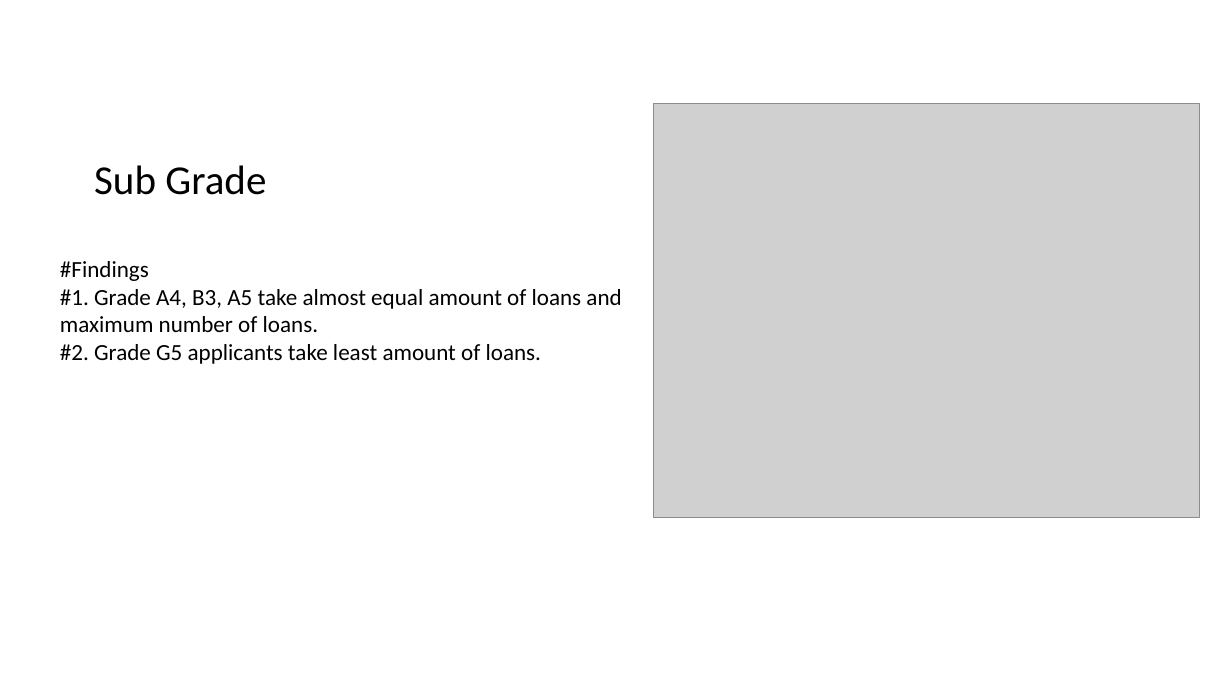
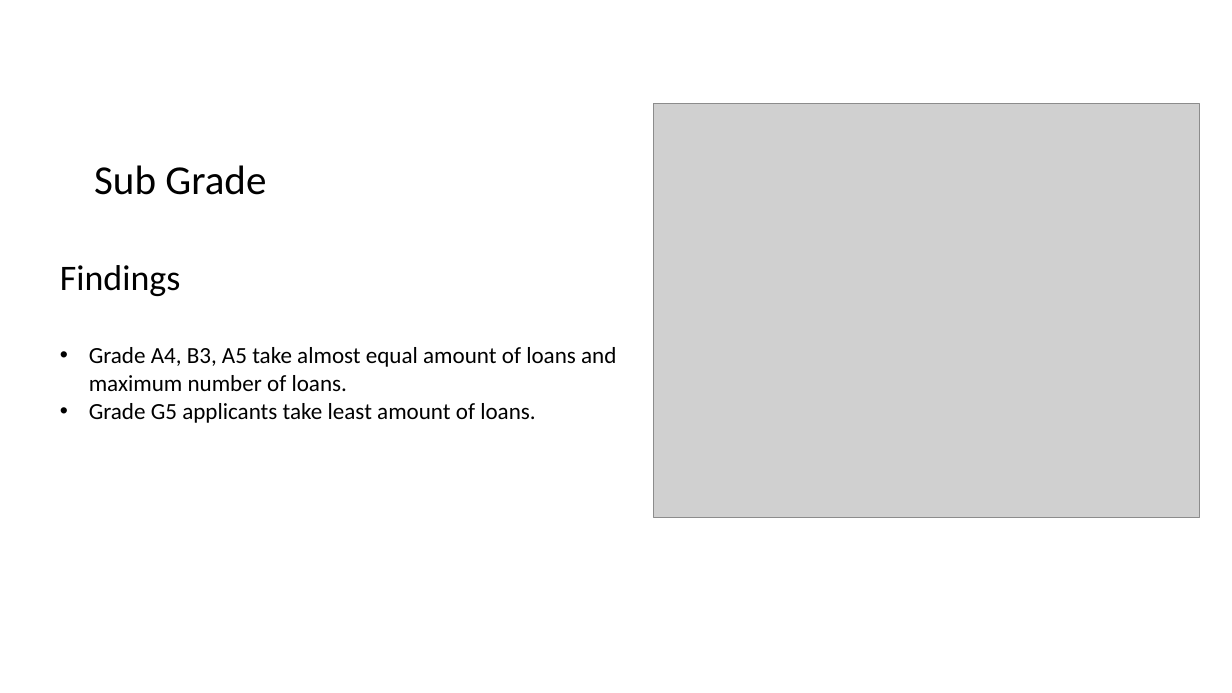
Before and after one commit to Jithendrian/MLProjects, a slide deck: slide 15 of Assignment_CaseStudy/LendingClubCaseStudy/Lending_Club_Case_Study.pptx. Drawn at 1232x693 pixels with LibreOffice and Linux fonts; fonts in the diff are those of the drawing; grey boxes stand for pictures. Boxes give left, top, right and bottom in pixels: in the first picture for what was removed or moved away, otherwise in the second. Text is boxed around its words. In the diff, an @@ line names an element or a change of style, - is before the commit and + after.

```diff
--- a/Assignment_CaseStudy/LendingClubCaseStudy/Lending_Club_Case_Study.pptx
+++ b/Assignment_CaseStudy/LendingClubCaseStudy/Lending_Club_Case_Study.pptx
@@ text at <box>60,265,616,423</box>: text changed @@
-#Findings
-#1. Grade A4, B3, A5 take almost equal amount of loans and maximum number of loans.
-#2. Grade G5 applicants take least amount of loans.
+Findings
+• Grade A4, B3, A5 take almost equal amount of loans and maximum number of loans.
+• Grade G5 applicants take least amount of loans.
```
Also in this commit, not shown: 17 other slides changed.
